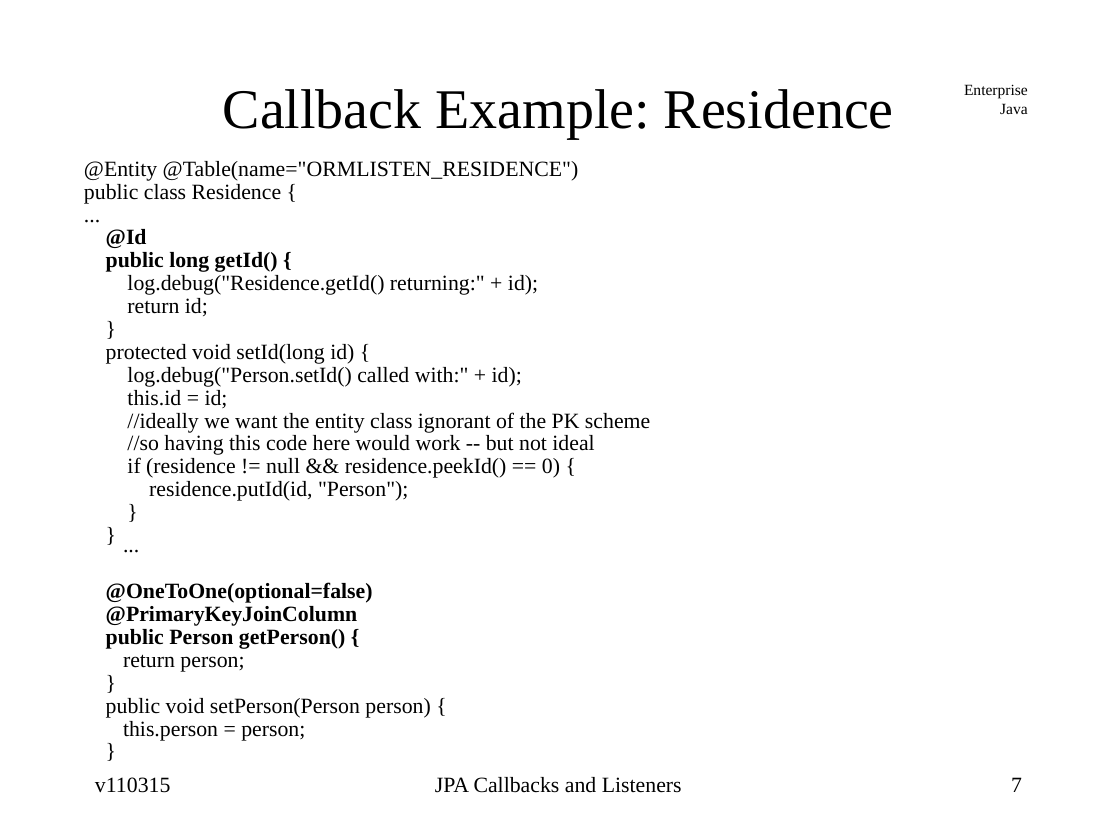
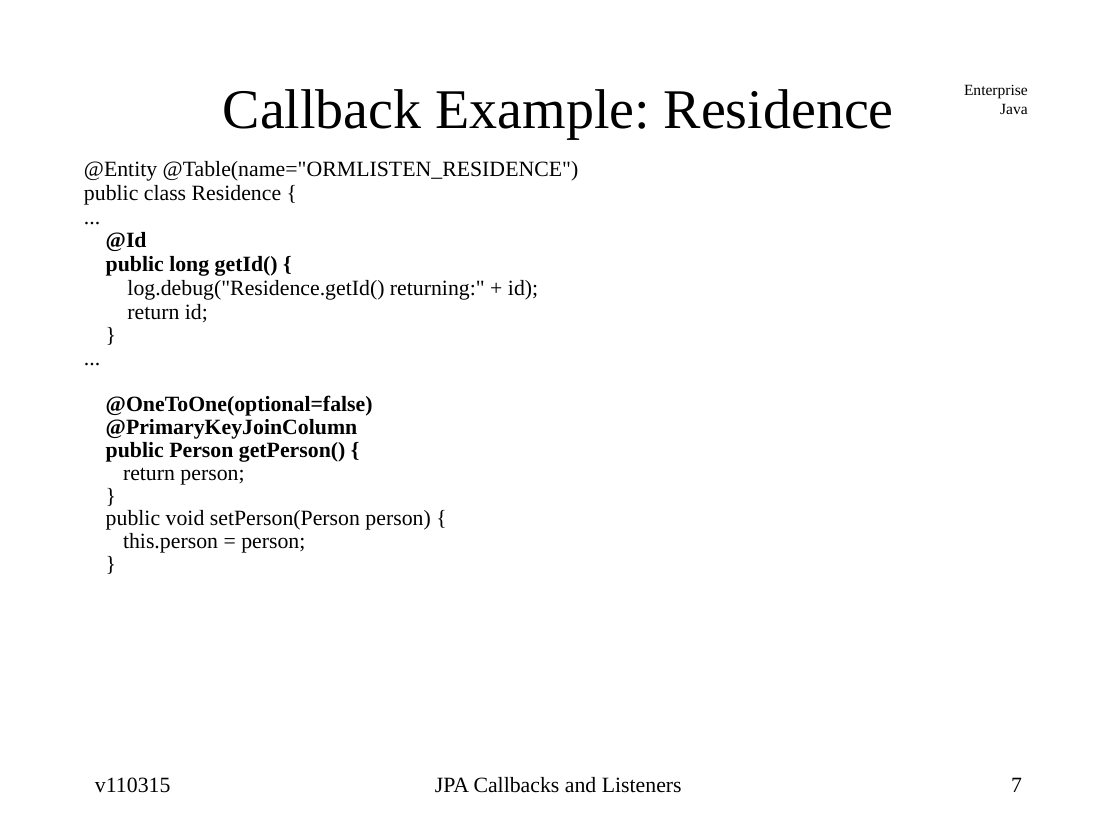
Before and after one commit to jcstaff/ejava-javaee, a slide deck: slide 7 of ormListeners/src/site/resources/lectures/ormListeners.ppt. Drawn at 1120x840 pixels with LibreOffice and Linux fonts; fonts in the diff are those of the drawing. Boxes give left, top, right and bottom in pixels: in the first picture for what was removed or moved away, otherwise in the second. Text is boxed around its words. In the diff, an @@ line names an element or a change of style, - is before the commit and + after.

```diff
--- a/ormListeners/src/site/resources/lectures/ormListeners.ppt
+++ b/ormListeners/src/site/resources/lectures/ormListeners.ppt
@@ text at (x1=84, y1=161, x2=579, y2=322): line spacing 0.4 to 0.43 @@
@@ text at (x1=106, y1=344, x2=650, y2=501): text changed @@
-protected void setId(long id) {
-log.debug("Person.setId() called with:" + id);
-this.id = id;
-//ideally we want the entity class ignorant of the PK scheme
-//so having this code here would work -- but not ideal
-if (residence != null && residence.peekId() == 0) {
-residence.putId(id, "Person");
-}
-}
-...
+...
```
Also in this commit, not shown: 2 other slides changed, 47 other files.
